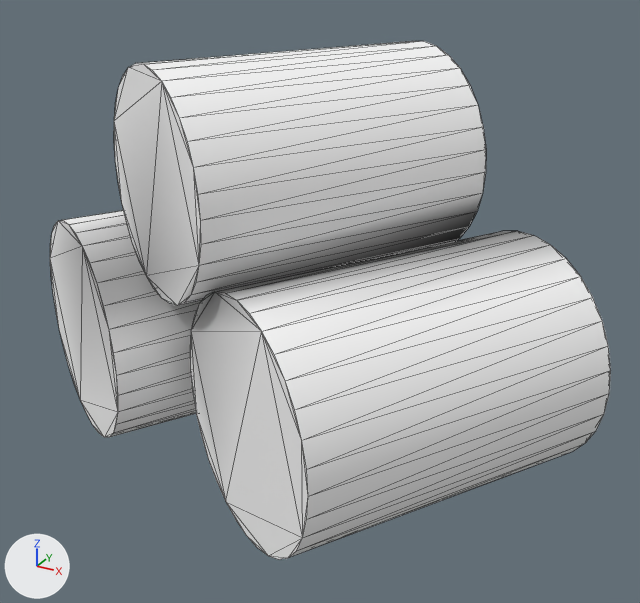
The glTF model public/models/barrel3.glb: old version first, new version second.
The view is the same before and after, from a 50 mm camera at (47.08, -30.52, 2.51) aimed at (45.23, -27.16, 0.83). The lights are fixed; the arrows at lower left show +X, +Y and +Z. Mesh edges are drawn as thin lines. Vertices at the same position are counted once.

The first picture shows 'barrel3'.
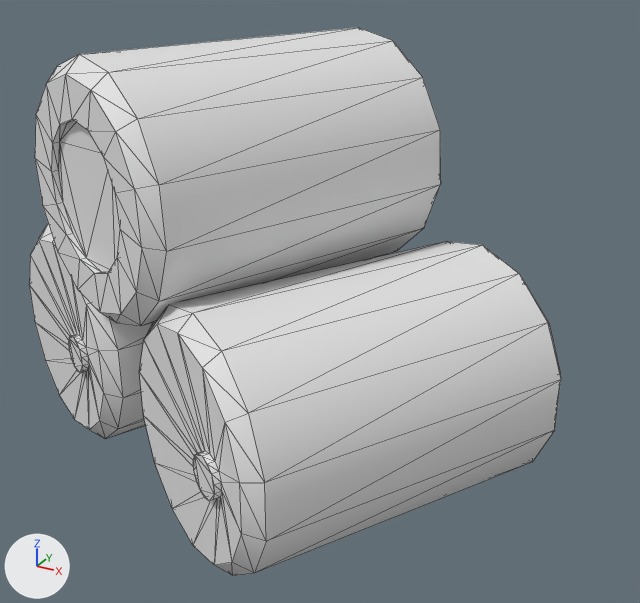
Changed parts and their boxes [x1, y1, x2, y2] in the pictures (640 x 603 px):
'barrel3', reshaped
    before: [50, 41, 611, 559]
    after: [29, 28, 561, 576]
part 1 of me_cylinder_004, rebuilt (9% wider, 12% taller)
    before: [114, 41, 486, 306]
    after: [35, 28, 441, 326]
part 2 of me_cylinder_004, rebuilt
    before: [190, 231, 611, 559]
    after: [139, 241, 561, 576]
part 3 of me_cylinder_004, rebuilt
    before: [50, 211, 202, 437]
    after: [29, 224, 153, 438]

What changed in the scene script:
```text
Change me_cylinder_004:
    used by ob_barrel3; location = (45.075, -27.037, 0.0)
    remove me_cylinder_004.from_pydata(...)  # 192 vertices, 372 faces; spans x -1.5..1.47, y -1.17..1.09, z 0.0..1.95
    remove me_cylinder_004.materials.append(mat_defaultmaterial)
    add me_cylinder_004.from_pydata(...)  # 336 vertices, 660 faces; spans x -1.5..1.3, y -1.35..1.01, z 0.01..2.0
    me_cylinder_004 part 1: the loose piece of 64 vertices spanning x -0.81..0.78, y -0.89..0.82, z 0.93..1.95 is rebuilt with 112 vertices and now spans x -0.99..0.59, y -1.1..0.71, z 0.89..2.0
    me_cylinder_004 part 2: the loose piece of 64 vertices spanning x -0.28..1.47, y -1.17..0.72, z 0.01..1.13 is rebuilt with 112 vertices and now spans x -0.35..1.3, y -1.35..0.47, z 0.01..1.13
    me_cylinder_004 part 3: the loose piece of 64 vertices spanning x -1.5..0.25, y -0.79..1.09, z 0.0..1.13 is rebuilt with 112 vertices and now spans x -1.5..0.1, y -0.81..1.01, z 0.01..1.13
```
